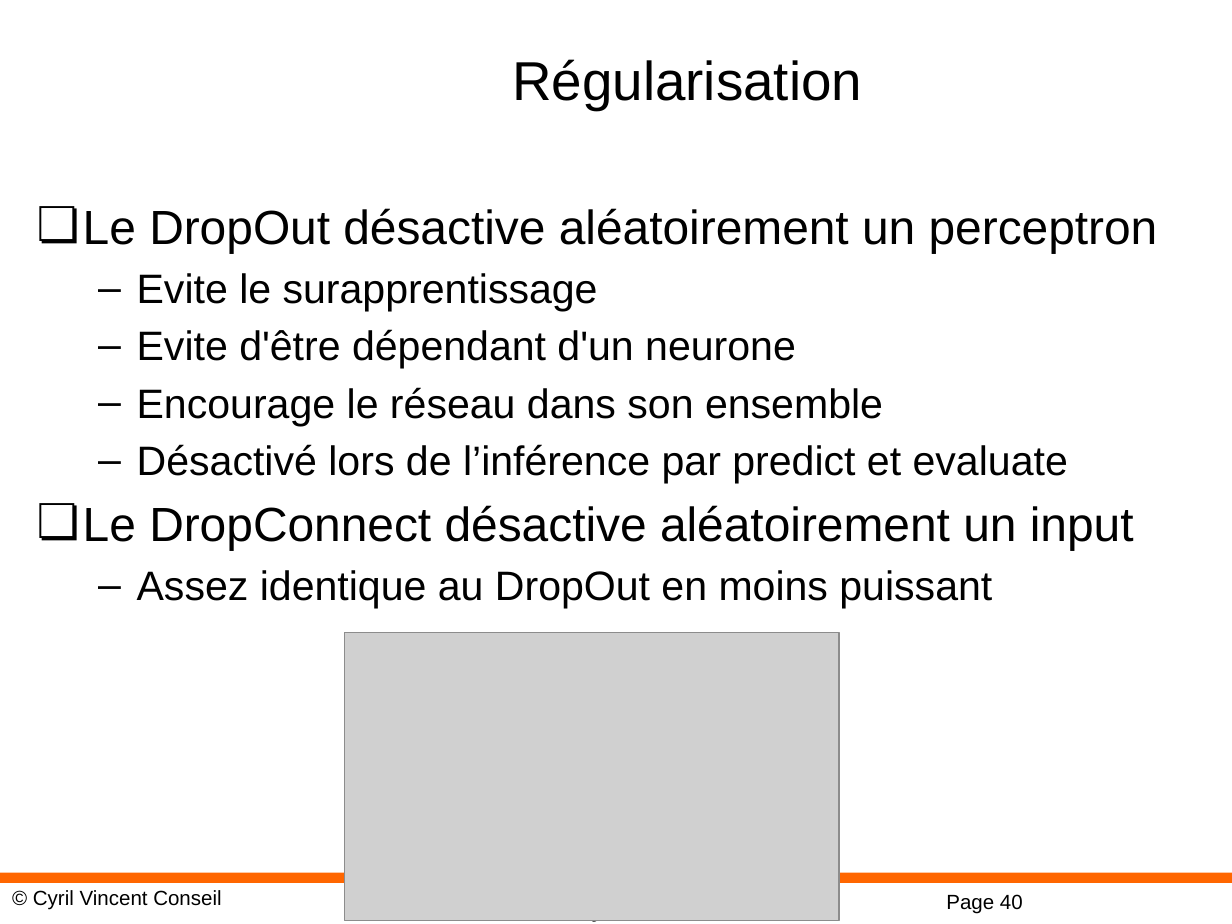
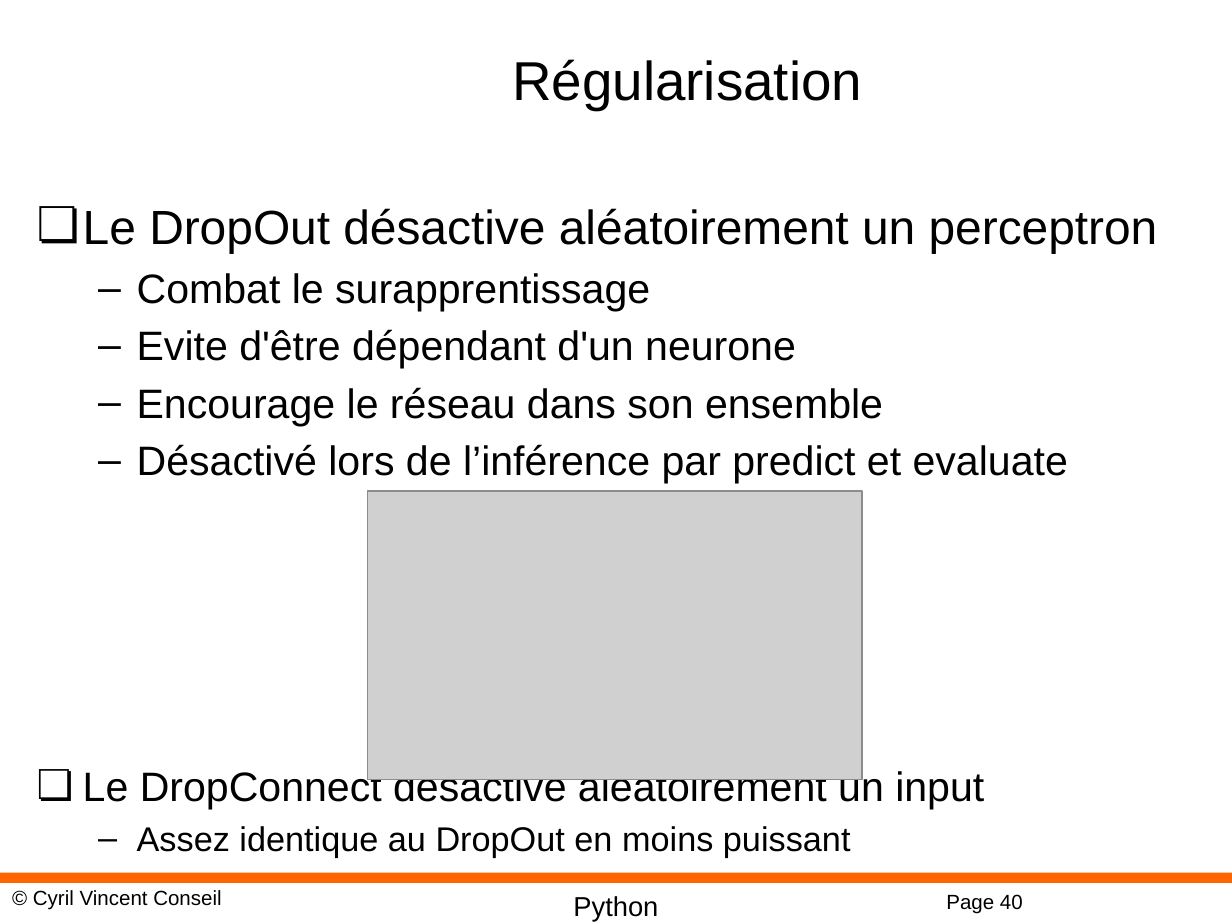
Before and after one commit to cyrilvincent/DL, a slide deck: slide 40 of PPT/DeepLearning09-Keras.pptx. Drawn at 1232x924 pixels with LibreOffice and Linux fonts; fonts in the diff are those of the drawing; grey boxes stand for pictures; background and template pictures are left out. Boxes give left, top, right and bottom in pixels: in the first picture for what was removed or moved away, otherwise in the second. Text is boxed around its words. In the diff, an @@ line names an element or a change of style, - is before the commit and + after.

```diff
--- a/PPT/DeepLearning09-Keras.pptx
+++ b/PPT/DeepLearning09-Keras.pptx
@@ text at box(137, 273, 650, 311): text changed @@
-  – Evite le surapprentissage
+  – Combat le surapprentissage
@@ picture: place and size @@
-picture at box(345, 632, 840, 920)
+picture at box(367, 492, 862, 780)
@@ text at box(83, 769, 984, 857): size 28 to 24 pt in "Le DropConnect désactive aléatoirement un input"; size 24 to 20 pt in "Assez identique au DropOut en moins puissant" @@
```
Also in this commit, not shown: 1 other slide changed, 1 slide removed, 3 other files.
